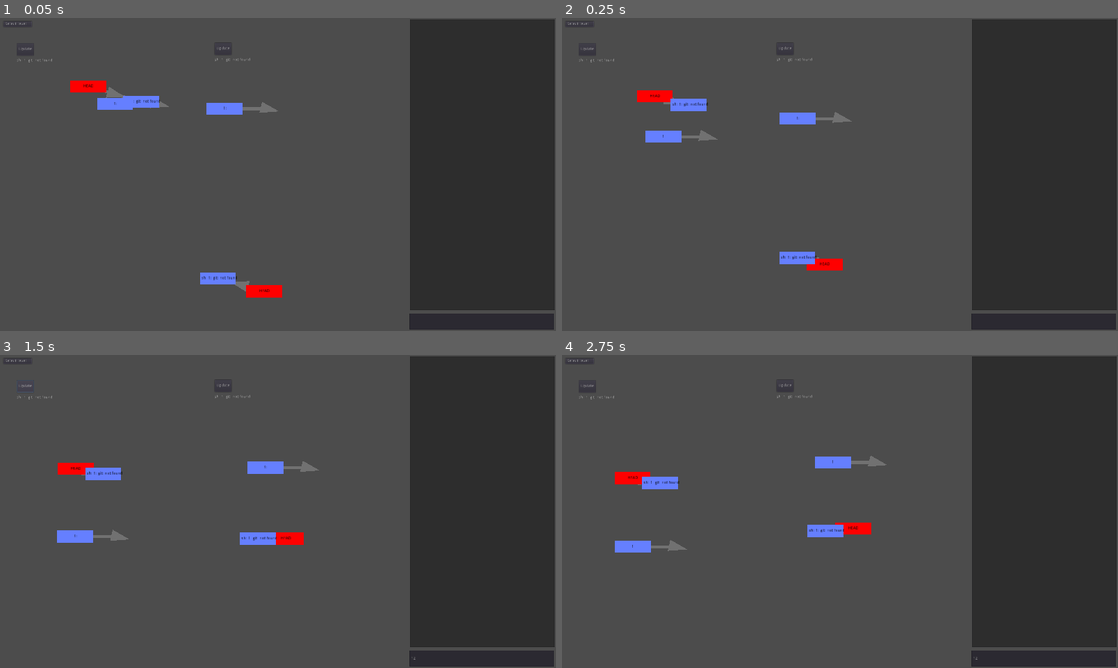
Above: before the commit, frames 1-4 (two rows, left to right).
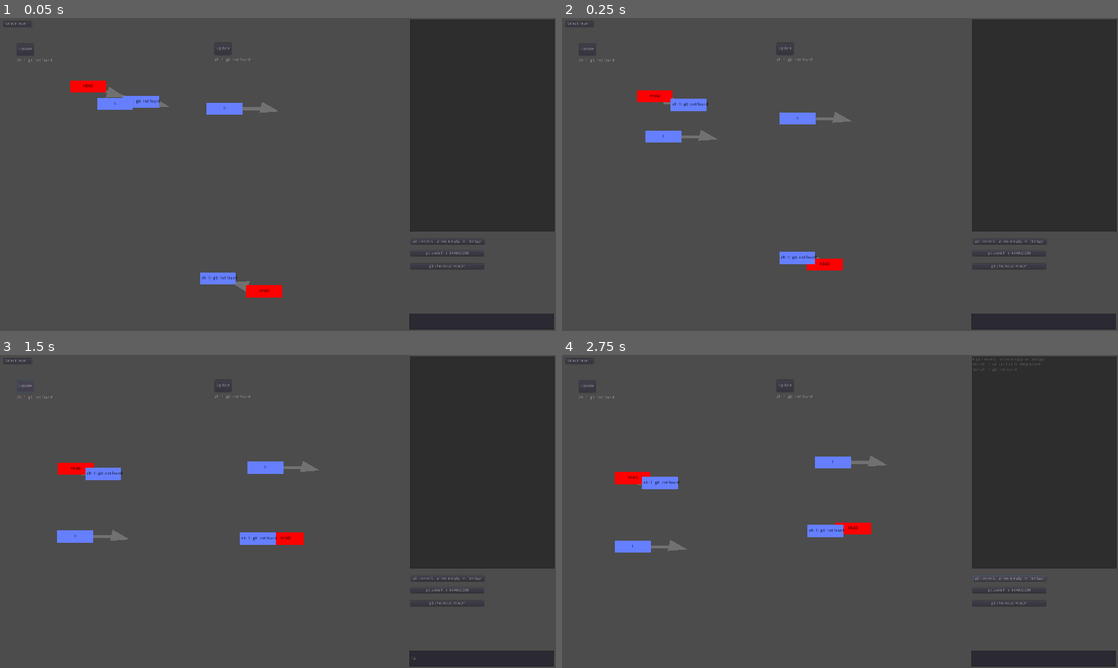
Above: after the commit, the same moments.

Repository: git-learning-game/oh-my-git
Game: Godot game, scene res://main.tscn
Same seed, same stepped clock (60 frames per second), same inputs: the game is played once before the commit and once after it.
Inputs (mouse positions are in pixels of both pictures, inside the frame that each line leads up to):
- Up to frame 1 (0.05 s): no input
- Up to frame 2 (0.25 s): no input
- Up to frame 3 (1.5 s): click (483, 658) at 0.52 s; type "12" at 0.6 s; click "Update" at 1.25 s
- Up to frame 4 (2.75 s): click (1012, 577) at 2 s, where only the run after the commit has a clickable "git commit --allow-empty -m '…"

The runs differ from the first frame. In frame 1, 6.0% of the frame differs, in the area x 73-100%, y 68-94%; in frame 2, 6.0%; in frame 3, 6.0%; in frame 4, 6.1%, in the area x 73-100%, y 0-98%.

Commit message:
Add some shortcut buttons for fun

Diff:
--- /dev/null
+++ b/command_button.gd
@@ -0,0 +1,8 @@
+extends Button
+
+func _ready():
+	pass
+
+
+func pressed():
+	$"..".send_command(text)
--- /dev/null
+++ b/command_button.tscn
@@ -0,0 +1,15 @@
+[gd_scene load_steps=2 format=2]
+
+[ext_resource path="res://command_button.gd" type="Script" id=1]
+
+[node name="Button" type="Button"]
+margin_left = 1418.81
+margin_top = 760.827
+margin_right = 1672.81
+margin_bottom = 780.827
+text = "git commit --allow-empty -m \"emtpy\""
+script = ExtResource( 1 )
+__meta__ = {
+"_edit_use_anchors_": false
+}
+[connection signal="pressed" from="." to="." method="pressed"]
--- a/main.gd
+++ b/main.gd
@@ -95,10 +95,10 @@
 func read_commit_message():
 	$CommitMessage.show()
 	$Terminal/Input.editable = false
-	$CommitMessage.text = game.read_file("/tmp/githydragit/.git/COMMIT_EDITMSG")
+	$CommitMessage.text = game.read_file($ActiveRepository.path+"/.git/COMMIT_EDITMSG")
 
 func save_commit_message():
-	game.write_file("/tmp/githydragit/.git/COMMIT_EDITMSG", $CommitMessage.text)
+	game.write_file($ActiveRepository.path+"/.git/COMMIT_EDITMSG", $CommitMessage.text)
 	print("disconnect")
 	client_connection.disconnect_from_host()
 	$Terminal/Input.editable = true
--- a/main.tscn
+++ b/main.tscn
@@ -1,8 +1,9 @@
-[gd_scene load_steps=4 format=2]
+[gd_scene load_steps=5 format=2]
 
 [ext_resource path="res://terminal.gd" type="Script" id=1]
 [ext_resource path="res://main.gd" type="Script" id=2]
 [ext_resource path="res://repository.tscn" type="PackedScene" id=3]
+[ext_resource path="res://command_button.tscn" type="PackedScene" id=4]
 
 [node name="Main" type="Node2D"]
 script = ExtResource( 2 )
@@ -12,10 +13,10 @@
 script = ExtResource( 1 )
 
 [node name="Output" type="TextEdit" parent="Terminal"]
-margin_left = 1416.1
+margin_left = 1416.0
 margin_top = 4.0
-margin_right = 1915.1
-margin_bottom = 1008.0
+margin_right = 1915.0
+margin_bottom = 737.0
 readonly = true
 __meta__ = {
 "_edit_use_anchors_": false
@@ -29,6 +30,22 @@
 __meta__ = {
 "_edit_use_anchors_": false
 }
+
+[node name="Button" parent="Terminal" instance=ExtResource( 4 )]
+
+[node name="Button2" parent="Terminal" instance=ExtResource( 4 )]
+margin_left = 1417.9
+margin_top = 801.646
+margin_right = 1671.9
+margin_bottom = 821.646
+text = "git switch -c $RANDOM"
+
+[node name="Button3" parent="Terminal" instance=ExtResource( 4 )]
+margin_left = 1417.45
+margin_top = 846.547
+margin_right = 1671.45
+margin_bottom = 866.547
+text = "git checkout HEAD^"
 
 [node name="CommitMessage" type="TextEdit" parent="."]
 visible = false
